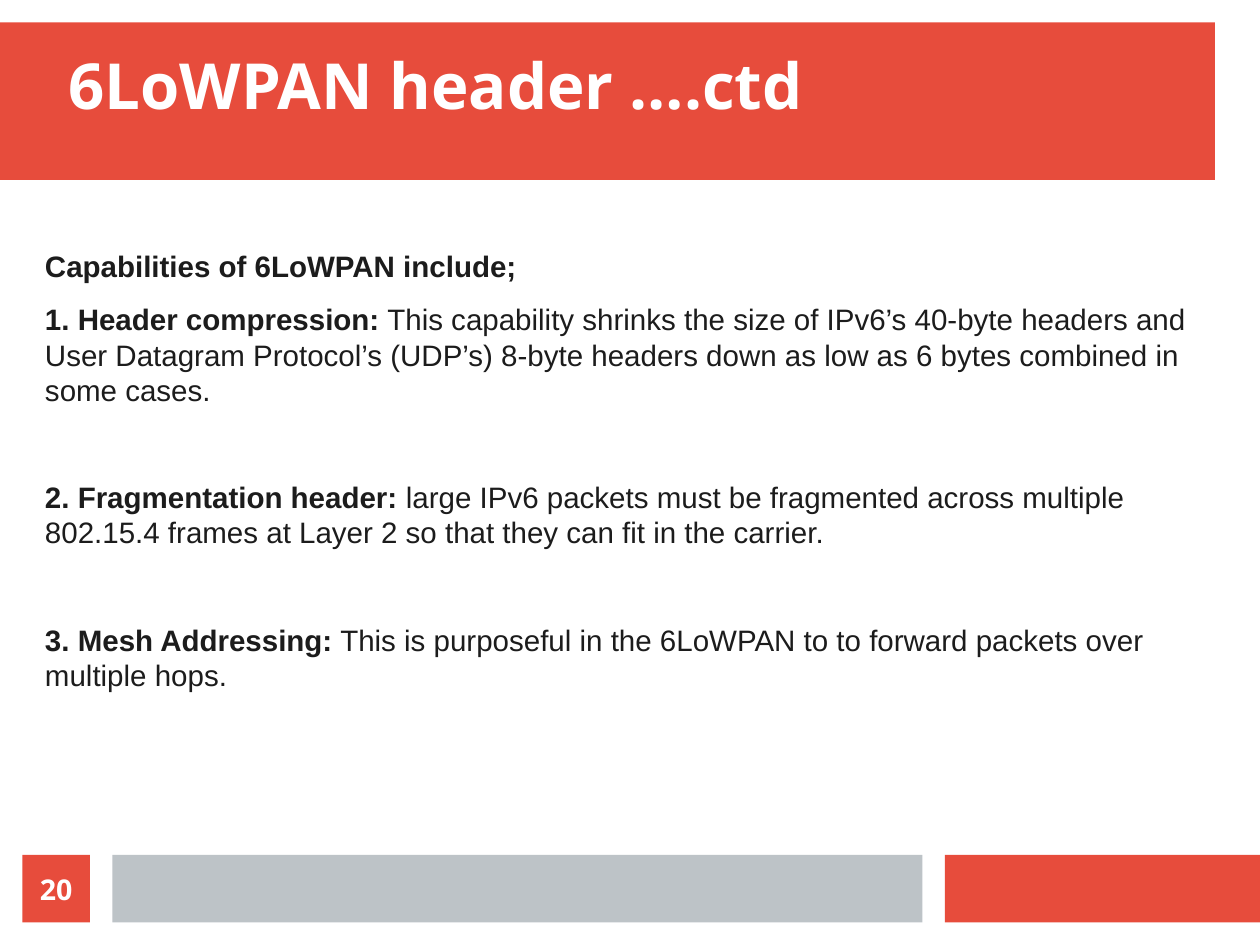
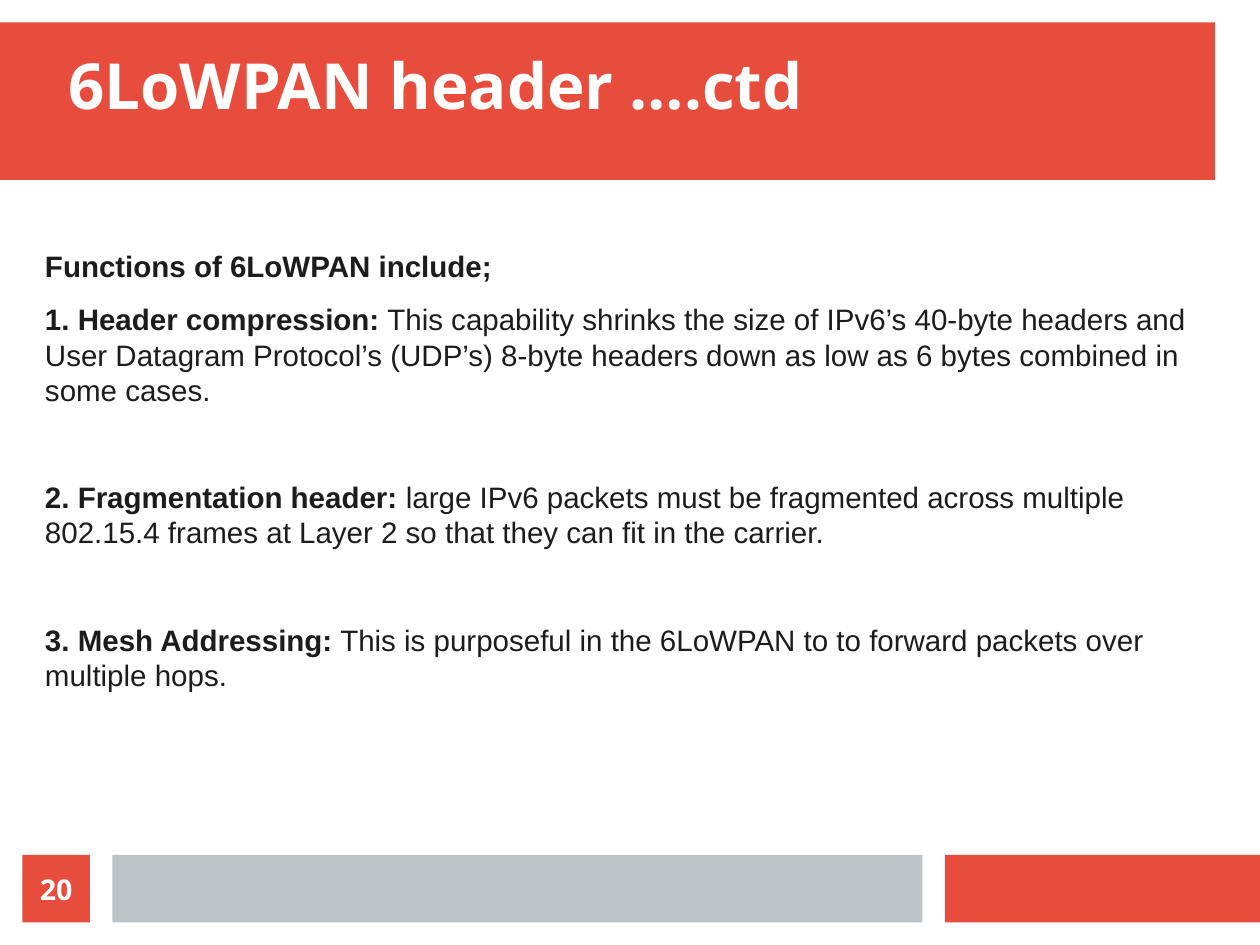
Before and after one commit to Dihfahsih1/Masters-Software-Engineering, a slide deck: slide 20 of yr-sem1/IoT/Chapter-5-slides.odp. Drawn at 1260x945 pixels with LibreOffice and Linux fonts; fonts in the diff are those of the drawing. Boxes give left, top, right and bottom in pixels: in the first picture for what was removed or moved away, otherwise in the second. Text is boxed around its words. In the diff, an @@ line names an element or a change of style, - is before the commit and + after.

```diff
--- a/yr-sem1/IoT/Chapter-5-slides.odp
+++ b/yr-sem1/IoT/Chapter-5-slides.odp
@@ text at box(45, 255, 492, 282): text changed @@
-Capabilities of 6LoWPAN include;
+Functions of 6LoWPAN include;
```
Also in this commit, not shown: 2 other slides changed, 4 other files.
